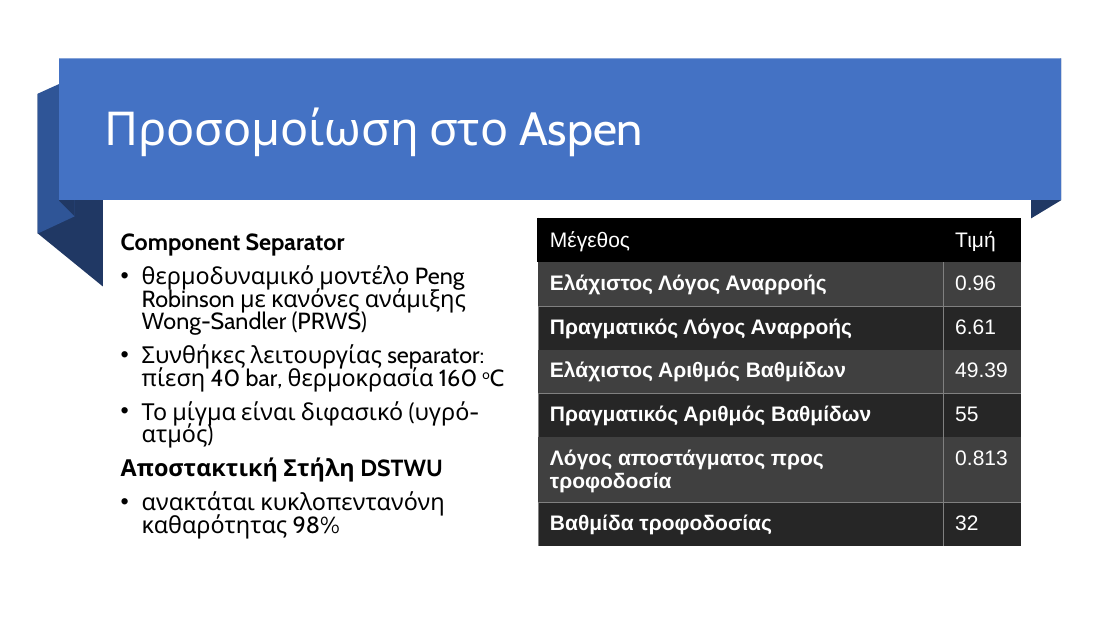
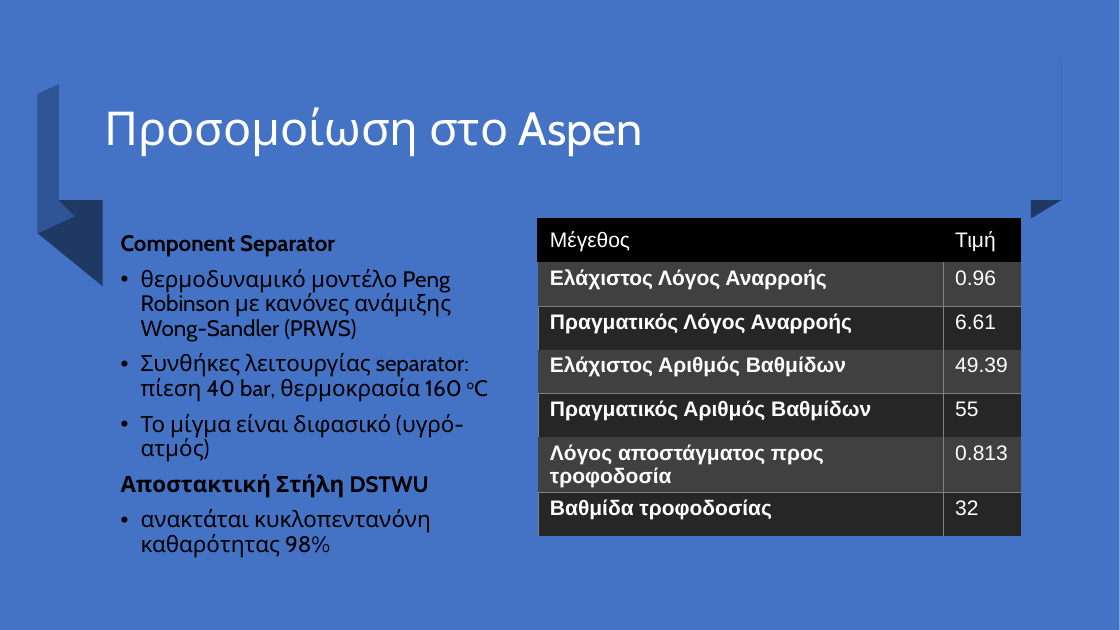
Before and after one commit to Vidianos-Giannitsis/Process-Design, a slide deck: slide 35 of Final_exam_files/Process_Design_omada_27_to_upload/presentation_omada_27.pptx. Drawn at 1120x630 pixels with LibreOffice and Linux fonts; fonts in the diff are those of the drawing. Boxes give left, top, right and bottom in pixels: in the first picture for what was removed or moved away, otherwise in the second. Text is boxed around its words. In the diff, an @@ line names an element or a change of style, - is before the commit and + after.

Commit message:
Changed some things in the calculations and Aspen

```diff
--- a/Final_exam_files/Process_Design_omada_27_to_upload/presentation_omada_27.pptx
+++ b/Final_exam_files/Process_Design_omada_27_to_upload/presentation_omada_27.pptx
@@ rectangle added at (x1=0, y1=0, x2=1120, y2=630), fill #4472C4 @@
@@ text "Component Separator" at (x1=121, y1=235, x2=469, y2=557): size 20 to 19.2 pt; line spacing 0.8 to 0.9; indent changed @@
@@ table at (x1=539, y1=218, x2=1021, y2=548) @@
@@ borders changed @@
```
Also in this commit, not shown: 15 other slides changed, 8 other files.
